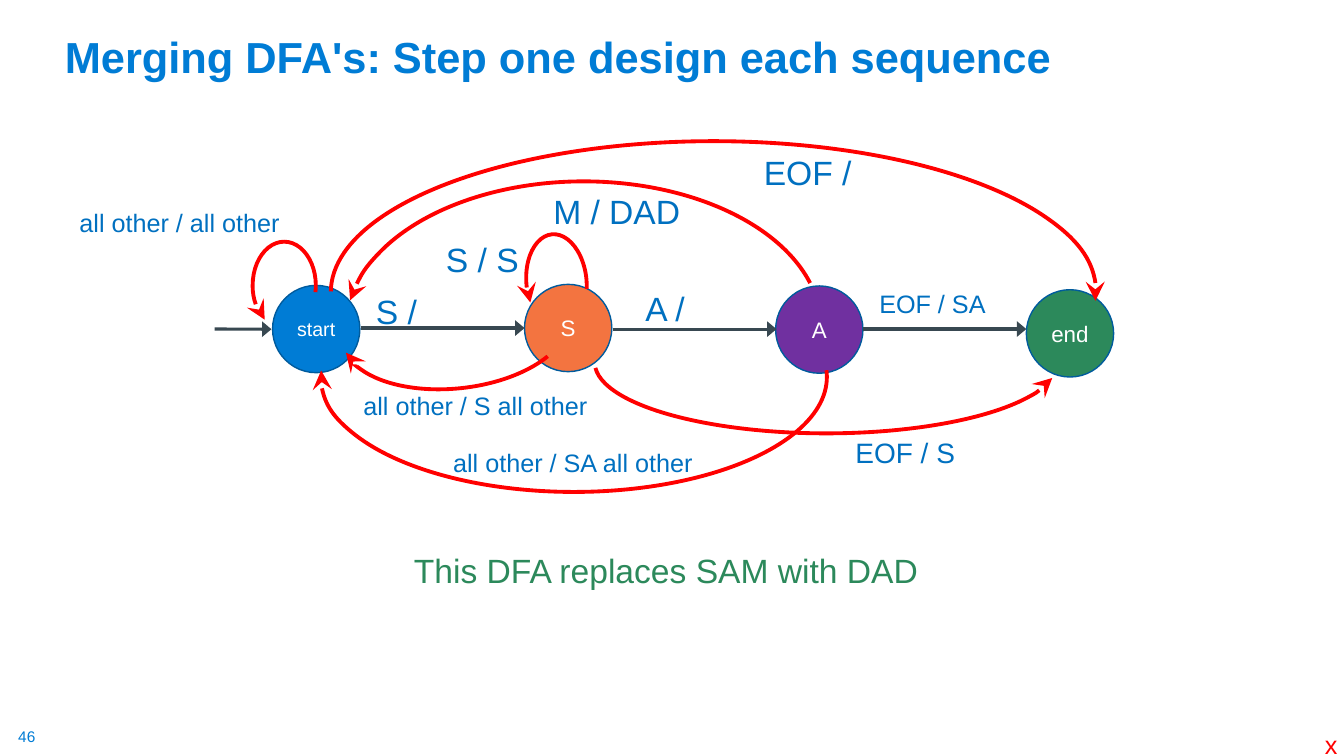
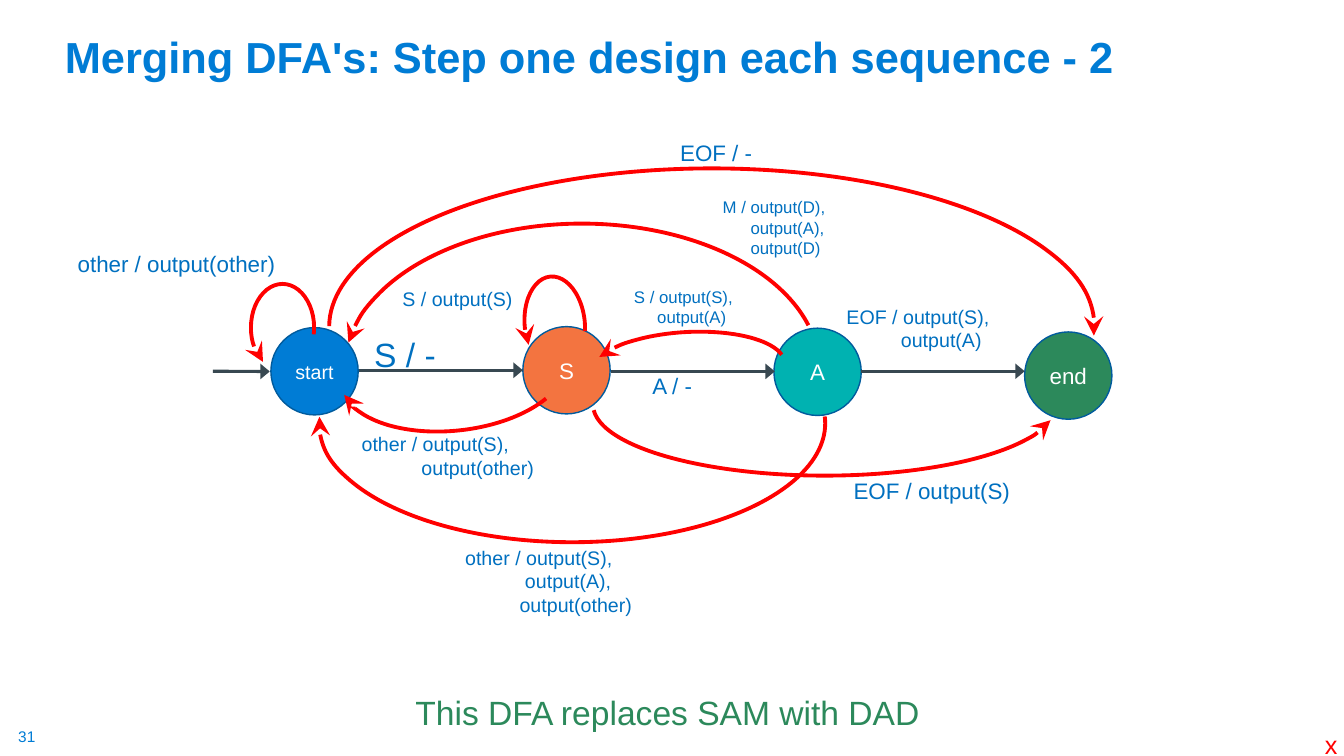
Before and after one commit to cse30-sp24/Cao-slides, a slide deck: slide 31 of 01-C-Part1.pptx (slide 46 before the commit). Drawn at 1344x756 pixels with LibreOffice and Linux fonts; fonts in the diff are those of the drawing. Boxes give left, top, right and bottom in pixels: in the first picture for what was removed or moved away, otherwise in the second. Text is boxed around its words. In the diff, an @@ line names an element or a change of style, - is before the commit and + after.

```diff
--- a/01-C-Part1.pptx
+++ b/01-C-Part1.pptx
@@ title at box(65, 41, 1113, 81): text changed @@
-Merging DFA's: Step one design each sequence
+Merging DFA's: Step one design each sequence - 2
@@ text at box(680, 145, 726, 162): text changed; size 24 to 16 pt @@
-EOF /
+EOF / -
@@ arc (boxed as its full ellipse): place and size @@
-arc (boxed as its full ellipse) at box(331, 141, 1096, 443)
+arc (boxed as its full ellipse) at box(330, 168, 1095, 485)
@@ text at box(723, 201, 826, 258): text changed; size 24 to 12 pt @@
-M / DAD
+M / output(D),
+output(A),
+output(D)
@@ text at box(78, 255, 275, 277): text changed; size 18 to 16 pt @@
-all other / all other
+other / output(other)
@@ text at box(402, 291, 513, 310): text changed; size 24 to 14 pt @@
-S / S
+S / output(S)
@@ text added at box(634, 291, 733, 327), 12 pt, text #0070C0 @@
+S / output(S),
+output(A)
@@ arc (boxed as its full ellipse): place and size @@
-arc (boxed as its full ellipse) at box(321, 262, 827, 492)
+arc (boxed as its full ellipse) at box(319, 304, 825, 542)
@@ arc (boxed as its full ellipse) added at box(588, 326, 787, 410), outline #FF0000 2.75 pt @@
@@ ellipse "A" at box(774, 329, 862, 416): fill #7030A0 to #00B2B1 @@
@@ text at box(846, 309, 989, 351): text changed; size 18 to 14 pt @@
-EOF / SA
+EOF / output(S),
+output(A)
@@ text at box(374, 343, 396, 372): text changed @@
-S /
+S / -
@@ 4 ellipses, 3 arc (boxed as its full ellipse)s: place and size @@
-4 ellipses, 3 arc (boxed as its full ellipse)s at box(272, 181, 1114, 472)
+4 ellipses, 3 arc (boxed as its full ellipse)s at box(271, 224, 1113, 514)
@@ 4 arrows, 2 arc (boxed as its full ellipse)s: place and size @@
-4 arrows, 2 arc (boxed as its full ellipse)s at box(215, 242, 1026, 401)
+4 arrows, 2 arc (boxed as its full ellipse)s at box(213, 284, 1025, 443)
@@ text at box(652, 378, 667, 394): text changed; size 24 to 16 pt @@
-A /
+A / -
@@ text at box(362, 436, 533, 479): text changed; size 18 to 14 pt @@
-all other / S all other
+other / output(S),
+output(other)
@@ text at box(854, 482, 1010, 504): text changed; size 20 to 16 pt @@
-EOF / S
+EOF / output(S)
@@ text at box(465, 550, 632, 616): text changed; size 18 to 14 pt @@
-all other / SA all other
+other / output(S),
+output(A),
+output(other)
@@ text "This DFA replaces SAM with ...": place and size @@
-text "This DFA replaces SAM with ..." at box(414, 558, 918, 590)
+text "This DFA replaces SAM with ..." at box(415, 700, 919, 732)
@@ page number at box(18, 731, 35, 742): text changed @@
-46
+31
```
Also in this commit, not shown: 33 other slides changed, 4 slides added, 1 slide removed.
